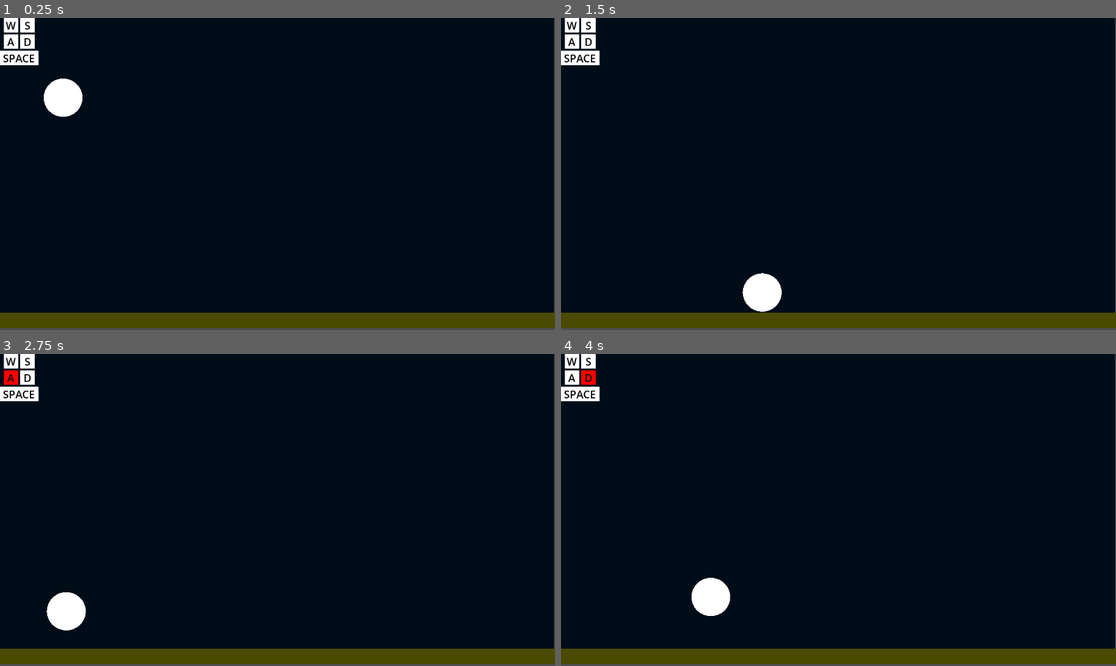
Above: before the commit, frames 1-4 (two rows, left to right).
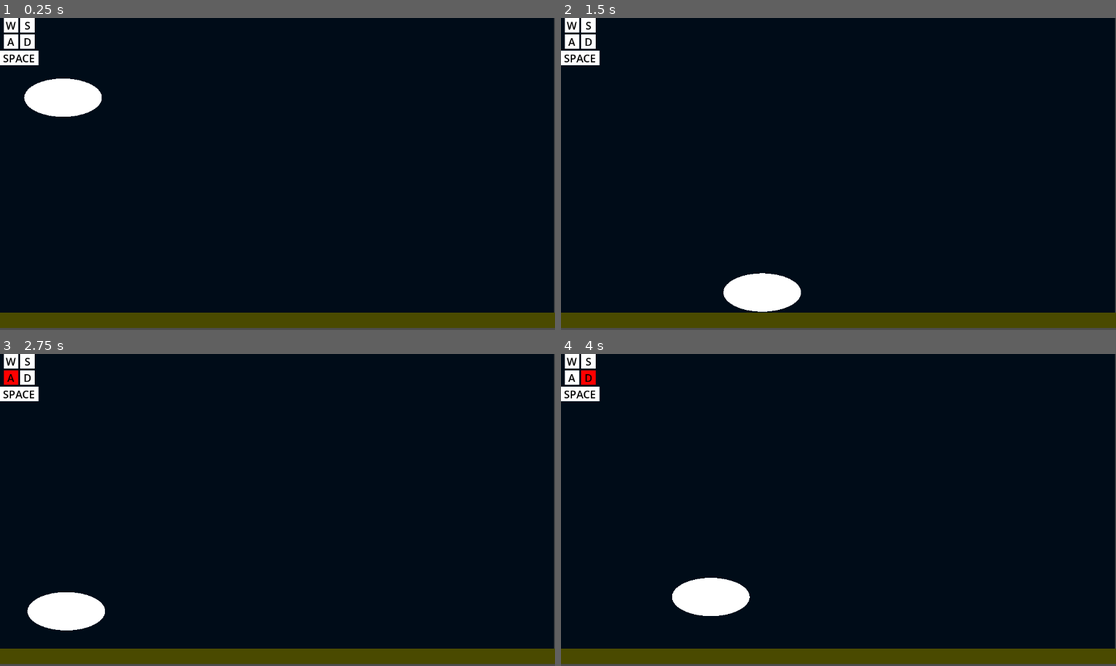
Above: after the commit, the same moments.

Repository: Ramen097/2d-platform-mobil
Game: Godot game, scene res://hello.tscn
Two runs of this game, one before a commit and one after it. Both use one fixed random seed, a clock stepped at 60 frames per second and the inputs below.
Inputs (mouse positions are in pixels of both pictures, inside the frame that each line leads up to):
- Up to frame 1 (0.25 s): no input
- Up to frame 2 (1.5 s): tap Enter at 0.5 s; move the mouse to (960, 158) at 0.52 s; hold D 0.53-1.25 s; click (960, 158) at 0.67 s; tap Space at 0.77 s; drag from (727, 189) to (810, 236) at 1.27 s
- Up to frame 3 (2.75 s): tap Space at 2 s; move the mouse to (333, 441) at 2.02 s; hold A from 2.03 s (still down)
- Up to frame 4 (4 s): release A at 2.75 s; drag from (810, 572) to (672, 463) at 2.77 s; tap Enter at 3.5 s; move the mouse to (1005, 556) at 3.52 s; hold D from 3.53 s (still down); tap Space at 3.77 s

The runs differ from the first frame. In frame 1, 0.7% of the frame differs, in the area x 4-19%, y 19-32%; in frame 2, 0.7%; in frame 3, 0.7%; in frame 4, 0.7%.

Commit message:
degisiklik

Diff:
--- a/hello.tscn
+++ b/hello.tscn
@@ -48,6 +48,7 @@
 "
 
 [sub_resource type="SphereMesh" id="SphereMesh_rxhjh"]
+radius = 1.0
 
 [sub_resource type="CircleShape2D" id="CircleShape2D_jcbyn"]
 radius = 0.55116
--- a/project.godot
+++ b/project.godot
@@ -42,6 +42,7 @@
 [piforge_ai]
 
 api_key="0"
+
 [rendering]
 
 renderer/rendering_method="mobile"
